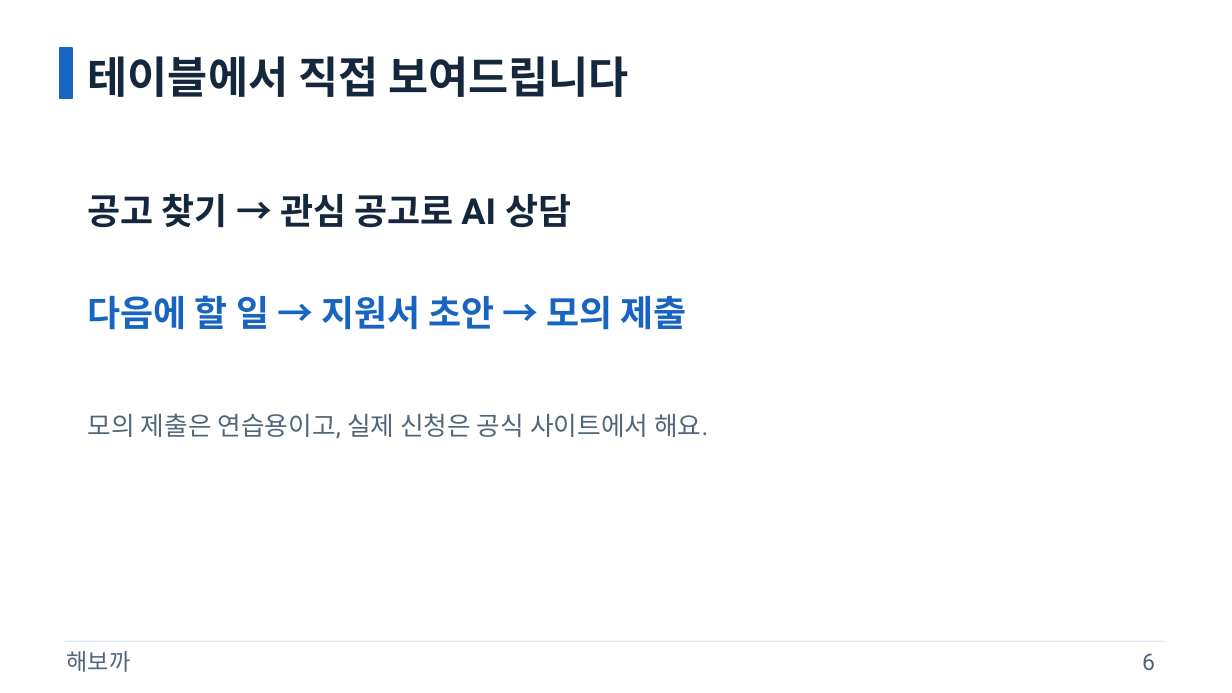
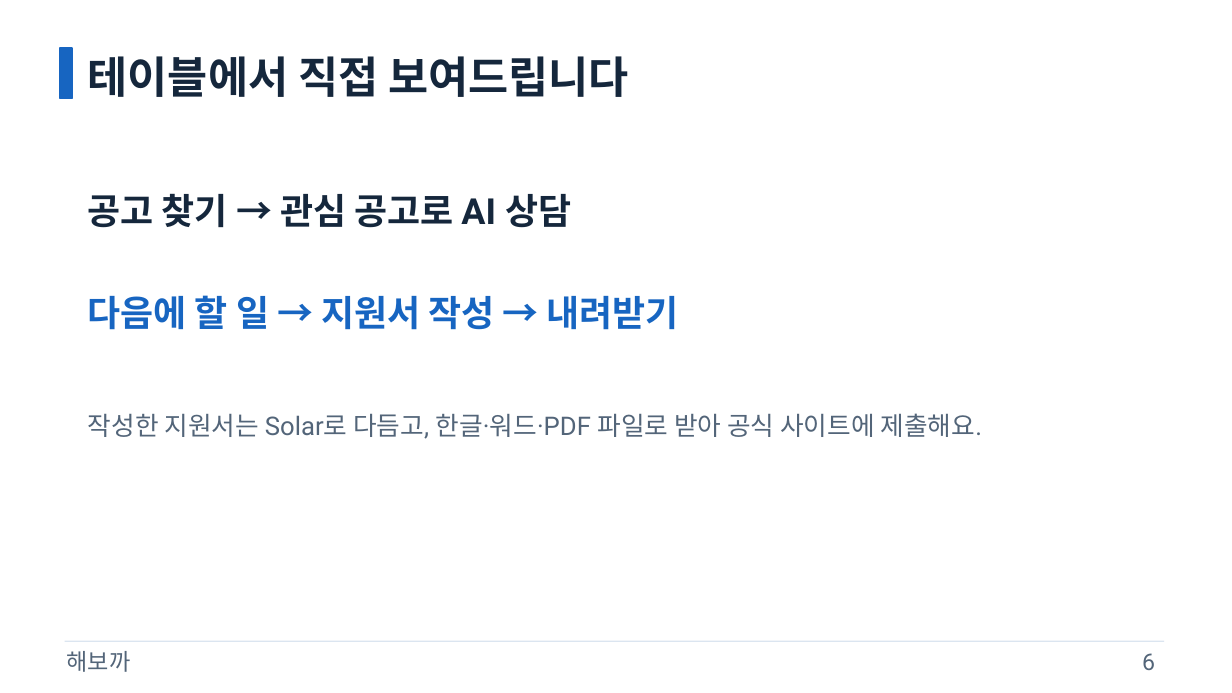
Before and after one commit to samsepi0l-1337/hackaton, a slide deck: slide 6 of docs/presentation/gil-pitch.pptx. Drawn at 1232x693 pixels with LibreOffice and Linux fonts; fonts in the diff are those of the drawing. Boxes give left, top, right and bottom in pixels: in the first picture for what was removed or moved away, otherwise in the second. Text is boxed around its words. In the diff, an @@ line names an element or a change of style, - is before the commit and + after.

```diff
--- a/docs/presentation/gil-pitch.pptx
+++ b/docs/presentation/gil-pitch.pptx
@@ text at bbox=[88, 295, 679, 330]: text changed @@
-다음에 할 일 → 지원서 초안 → 모의 제출
+다음에 할 일 → 지원서 작성 → 내려받기
@@ text at bbox=[88, 413, 983, 439]: text changed @@
-모의 제출은 연습용이고, 실제 신청은 공식 사이트에서 해요.
+작성한 지원서는 Solar로 다듬고, 한글·워드·PDF 파일로 받아 공식 사이트에 제출해요.
```
Also in this commit, not shown: 7 other files.
